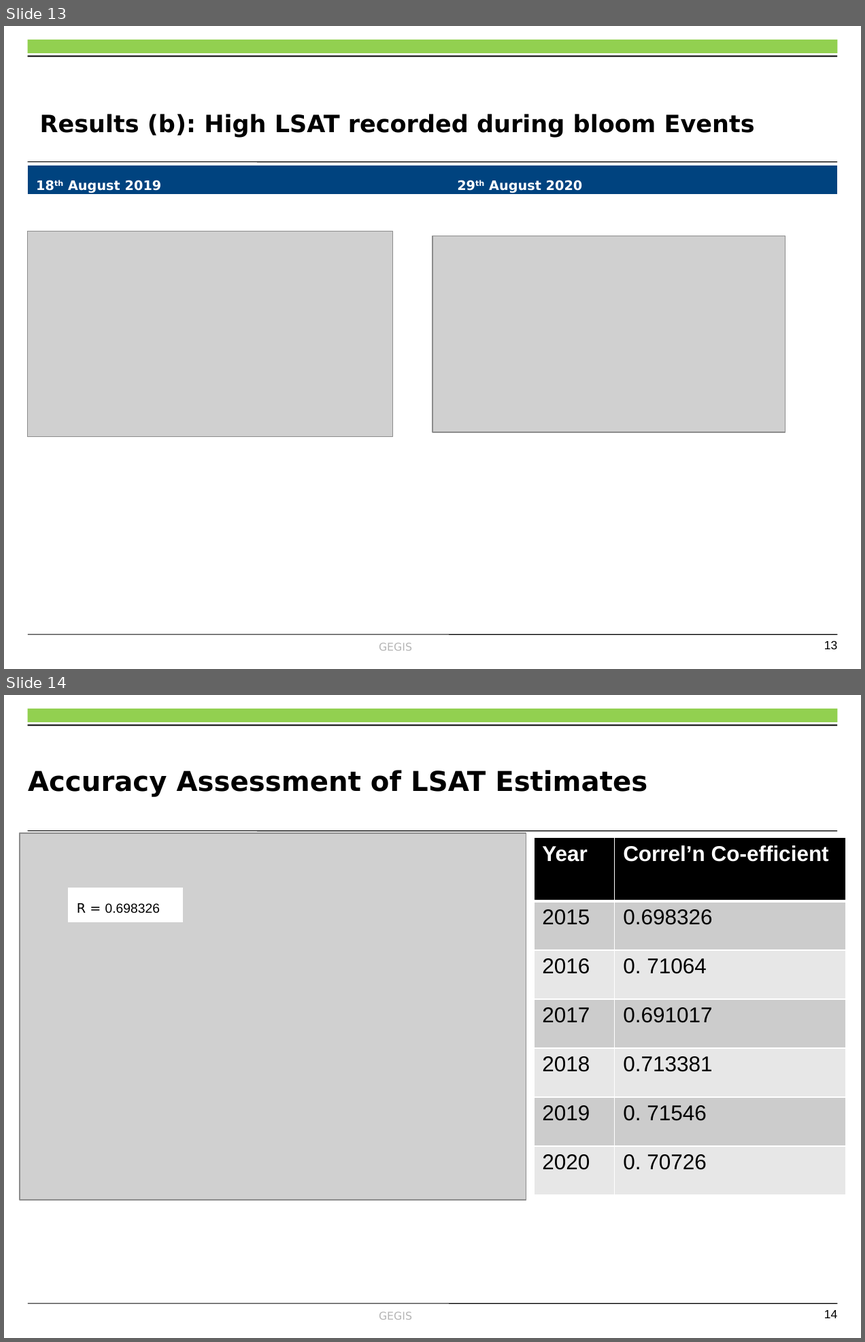
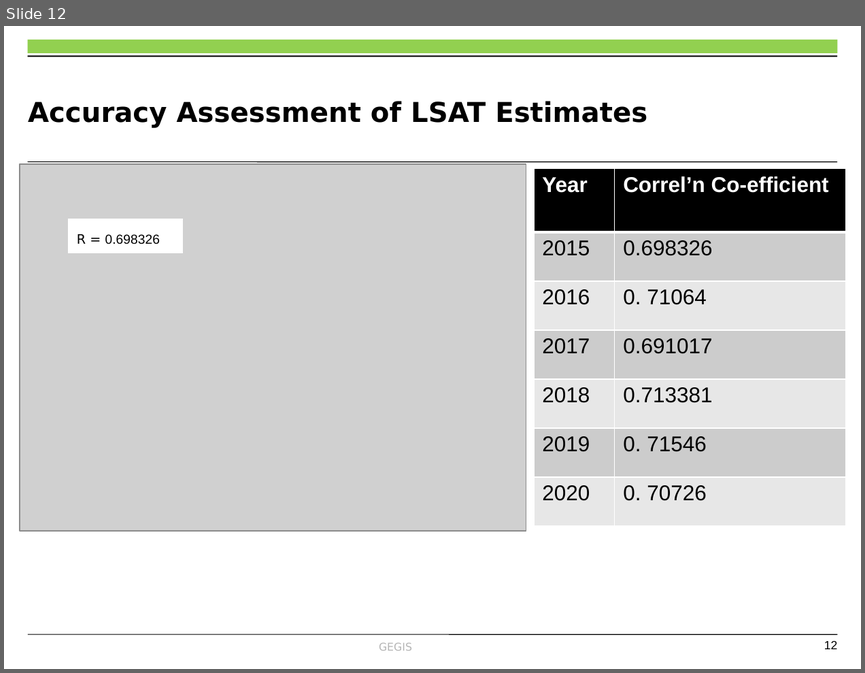
Before and after one commit to OkomoJacob/FinalYearProject, a slide deck: Dr. E Nduati, Superviser/Submissions/ENC222-0149_2017_OKOMO_JACOB_1234.pptx. Shown one above the other, each under a label of ours: slides 13 and 14 before the commit, slide 12 after it. The pictures are 865x1342 and 865x673 pixels, drawn with LibreOffice and Linux fonts; fonts in the diff are those of the drawing; grey boxes stand for pictures; background and template pictures are left out. Boxes give left, top, right and bottom in pixels: in the first picture for what was removed or moved away, otherwise in the second. Text is boxed around its words. In the diff, an @@ line names an element or a change of style, - is before the commit and + after.

```diff
--- a/Dr. E Nduati, Superviser/Submissions/ENC222-0149_2017_OKOMO_JACOB_1234.pptx
+++ b/Dr. E Nduati, Superviser/Submissions/ENC222-0149_2017_OKOMO_JACOB_1234.pptx
@@ slide 13 removed at (x1=4, y1=26, x2=861, y2=669), background #FFFFFF; not listed: 6 template elements that a slide beside it also shows @@
@@ title removed at (x1=40, y1=114, x2=755, y2=138) @@
-Results (b): High LSAT recorded during bloom Events
@@ rectangle removed at (x1=27, y1=165, x2=837, y2=194) @@
-18th August 2019 29th August 2020
@@ picture removed at (x1=27, y1=231, x2=392, y2=437) @@
@@ picture removed at (x1=432, y1=236, x2=785, y2=432) @@
@@ what was slide 14 is now slide 12 @@
@@ page number at (x1=824, y1=640, x2=837, y2=649): text changed @@
-14
+12
```
Also in this commit, not shown: 5 slides changed, 1 other slide removed.
